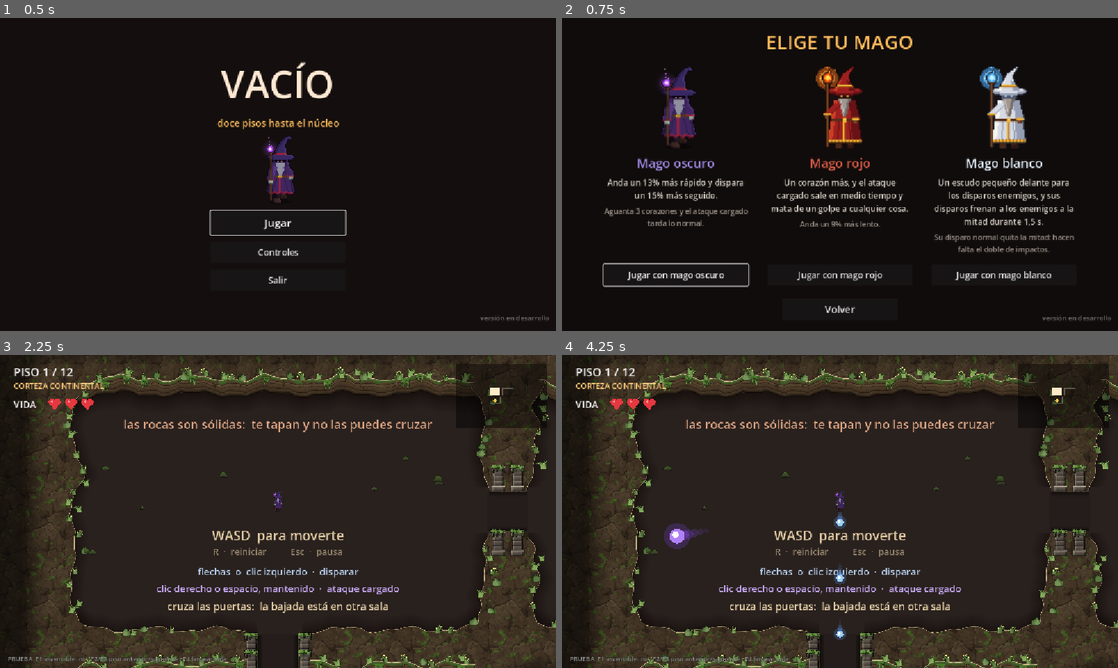
Above: before the commit, frames 1-4 (two rows, left to right).
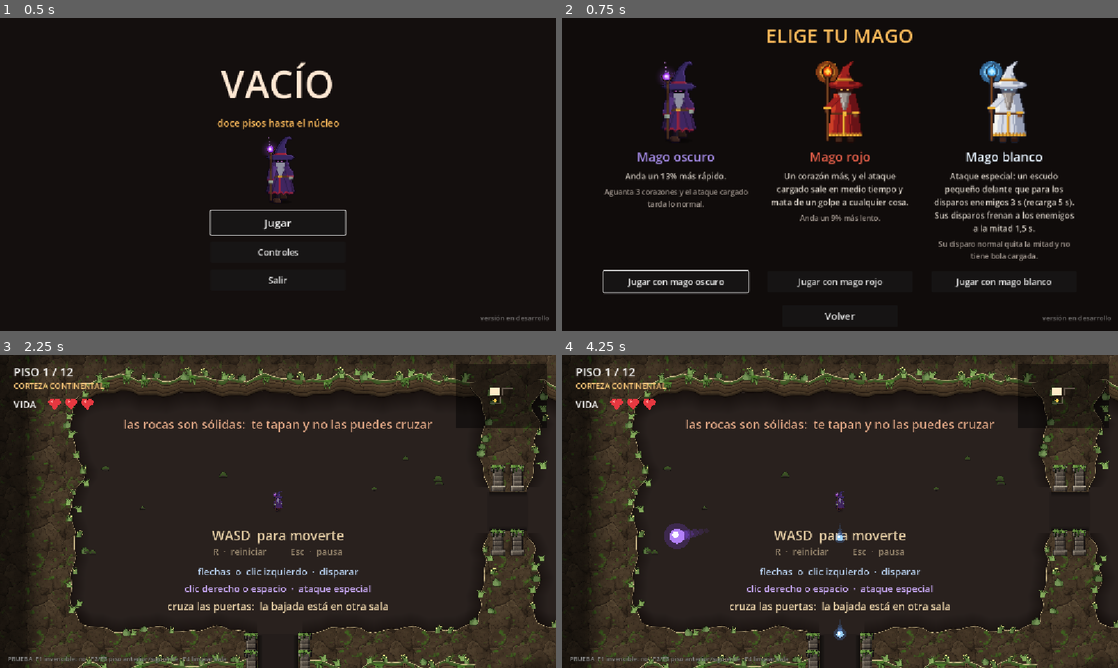
Above: after the commit, the same moments.

Repository: MatiasRodrigo0502/Vacio
Game: Godot game, scene res://scenes/MenuPrincipal.tscn
Two runs of this game, one before a commit and one after it. Both use one fixed random seed, a clock stepped at 60 frames per second and the inputs below.
Inputs (mouse positions are in pixels of both pictures, inside the frame that each line leads up to):
- Up to frame 1 (0.5 s): no input
- Up to frame 2 (0.75 s): click "Jugar" at 0.5 s
- Up to frame 3 (2.25 s): click "Jugar" at 1.25 s; click "Jugar con mago oscuro" at 2 s
- Up to frame 4 (4.25 s): tap Enter at 2.75 s; move the mouse to (962, 495) at 2.77 s; hold Right (disparar_derecha) 2.78-3.53 s; hold Right mouse button (cargar_ataque) 2.78-3.53 s; move the mouse to (728, 527) at 3.52 s; hold Down (disparar_abajo) from 3.53 s (still down); right-click (728, 527) at 3.6 s

Frame 1 is identical in both runs. In frame 2, 14% of the frame differs, in the area x 7-93%, y 3-97%; in frame 3, 0.5%; in frame 4, 0.8%.

Commit message:
Mago blanco: el escudo es su ataque especial; los tres magos disparan cada 0,5 s
- El escudo direccional ya no esta siempre puesto: se saca con el clic
  derecho o el espacio, dura 3 s y recarga 5 s. El mago blanco no tiene
  bola cargada (PersonajeJugable.ataque_especial, duracion_escudo,
  recarga_escudo).
- Cadencia base 0,5 s (antes 0,34) para los tres; el mago oscuro deja su
  x0,85. Los objetos la siguen bajando.
- Textos del menu, tutorial y documentacion al dia.

Co-Authored-By: Claude Opus 5.5 <noreply@anthropic.com>

Diff:
--- a/resources/personajes/1_mago_oscuro.tres
+++ b/resources/personajes/1_mago_oscuro.tres
@@ -7,7 +7,7 @@
 [resource]
 script = ExtResource("1_script")
 nombre = "Mago oscuro"
-ventaja = "Anda un 13% más rápido y dispara un 15% más seguido."
+ventaja = "Anda un 13% más rápido."
 pega = "Aguanta 3 corazones y el ataque cargado tarda lo normal."
 animaciones = ExtResource("2_animaciones")
 retrato = ExtResource("3_retrato")
@@ -18,7 +18,7 @@
 halo_cargado = Color(0.52, 0.28, 0.95, 1)
 vida_maxima_extra = 0
 velocidad_extra = 35.0
-cadencia_multiplicador = 0.85
+cadencia_multiplicador = 1.0
 velocidad_bola_extra = 0.0
 radio_bola_extra = 0.0
 tiempo_carga_multiplicador = 1.0
--- a/resources/personajes/3_mago_blanco.tres
+++ b/resources/personajes/3_mago_blanco.tres
@@ -7,22 +7,20 @@
 [resource]
 script = ExtResource("1_script")
 nombre = "Mago blanco"
-ventaja = "Un escudo pequeño delante para los disparos enemigos, y sus disparos frenan a los enemigos a la mitad durante 1,5 s."
-pega = "Su disparo normal quita la mitad: hacen falta el doble de impactos."
+ventaja = "Ataque especial: un escudo pequeño delante que para los disparos enemigos 3 s (recarga 5 s). Sus disparos frenan a los enemigos a la mitad 1,5 s."
+pega = "Su disparo normal quita la mitad y no tiene bola cargada."
 animaciones = ExtResource("2_animaciones")
 retrato = ExtResource("3_retrato")
 color = Color(0.9, 0.95, 1, 1)
 color_disparo = Color(0.82, 0.96, 1, 1)
 halo_disparo = Color(0.32, 0.74, 1, 1)
-color_cargado = Color(1, 0.96, 0.8, 1)
-halo_cargado = Color(1, 0.78, 0.36, 1)
 vida_maxima_extra = 0
 velocidad_extra = 0.0
 cadencia_multiplicador = 1.0
 velocidad_bola_extra = 0.0
 radio_bola_extra = 0.0
-tiempo_carga_multiplicador = 1.0
-dano_cargado_extra = 0
 dano_disparo = 0.5
 frena_disparo = 1.5
-escudo = true
+ataque_especial = 1
+duracion_escudo = 3.0
+recarga_escudo = 5.0
--- a/scenes/MenuPrincipal.tscn
+++ b/scenes/MenuPrincipal.tscn
@@ -120,7 +120,7 @@
 theme_override_font_sizes/font_size = 22
 text = "moverte
 disparar
-ataque cargado
+ataque especial
 reiniciar
 pausa  ·  cerrar esto"
 horizontal_alignment = 2
@@ -131,7 +131,7 @@
 theme_override_font_sizes/font_size = 22
 text = "W A S D
 flechas o clic izq.
-clic der. (mantener)
+clic der. o espacio
 R
 Esc"
 
@@ -145,6 +145,7 @@
 Disparas con las flechas o apuntando con el ratón: matan enemigos.
 Mantén el clic derecho o el espacio para cargar un ataque: cuando el aro se cierre, suéltalo.
 El cargado atraviesa enemigos y pega más fuerte, pero las rocas lo paran igual.
+El mago blanco, en vez de cargar, saca con ese botón un escudo que para los disparos de frente.
 Las rocas son sólidas: no se pueden cruzar ni romper, pero te sirven de parapeto.
 Te quitan vida los enemigos, sus disparos, los pinchos, la lava y caer al vacío.
 Hay un objeto por piso y a veces un enemigo suelta otro. Al limpiar una sala puede caer un corazón.
--- a/scenes/Tutorial.tscn
+++ b/scenes/Tutorial.tscn
@@ -37,7 +37,7 @@
 offset_right = 1200.0
 offset_bottom = 46.0
 theme_override_font_sizes/font_size = 32
-text = "clic derecho o espacio, mantenido  ·  ataque cargado"
+text = "clic derecho o espacio  ·  ataque especial"
 horizontal_alignment = 1
 vertical_alignment = 1
 
--- a/scripts/escudo_direccional.gd
+++ b/scripts/escudo_direccional.gd
@@ -1,6 +1,13 @@
-## Escudo direccional: la pasiva del mago blanco. Un arco de luz pequeno
-## delante del mago, hacia donde mira, que para los disparos enemigos que le
-## llegan de frente.
+## Escudo direccional: el ataque especial del mago blanco. Un arco de luz
+## pequeno delante del mago, hacia donde mira, que para los disparos enemigos
+## que le llegan de frente.
+##
+## POR QUE SE SACA Y NO ESTA SIEMPRE:
+## al principio era una pasiva, siempre puesta, y Matias lo cambio (2026-10-09):
+## es su ataque especial, el que los otros magos usan para la bola cargada. Se
+## pulsa el clic derecho o el espacio, dura 'duracion' segundos y luego hay que
+## esperar 'recarga'. Asi hay que elegir cuando sacarlo: cuando viene la
+## rafaga, no antes.
 ##
 ## POR QUE PEQUENO Y SOLO DE FRENTE:
 ## un escudo que lo parara todo dejaria a los enemigos a distancia sin nada que
@@ -8,9 +15,9 @@
 ## sigue dando, y los que pegan cuerpo a cuerpo, tambien. Tampoco para el magma
 ## del golem: va por el aire y cae desde arriba.
 ##
-## Lo crea el jugador al estrenar un mago con 'escudo' (PersonajeJugable). Los
-## proyectiles preguntan al jugador si les para (Jugador.escudo_bloquea), y el
-## jugador se lo pregunta a esto.
+## Lo crea el jugador al estrenar un mago con el escudo de ataque especial
+## (PersonajeJugable.ataque_especial). Los proyectiles preguntan al jugador si
+## les para (Jugador.escudo_bloquea), y el jugador se lo pregunta a esto.
 class_name EscudoDireccional
 extends Node2D
 
@@ -27,11 +34,27 @@
 const COLOR := Color(0.62, 0.9, 1.0)
 ## Destello al parar un disparo: que se note que ha servido de algo.
 const DURACION_DESTELLO: float = 0.2
+## Lo que tarda en abrirse al sacarlo: se ve salir, no aparecer de golpe.
+const APERTURA: float = 0.12
+## En el ultimo tramo parpadea, para avisar de que se va a bajar.
+const AVISO_FIN: float = 0.8
+## Al acabar la recarga se ve un momento, flojo: ya se puede volver a sacar.
+const DURACION_LISTO: float = 0.35
+
+## Los pone el jugador desde el mago (PersonajeJugable).
+var duracion: float = 3.0
+var recarga: float = 5.0
 
 var _jugador: Jugador
 var _angulo: float = PI * 0.5
 var _destello: float = 0.0
 var _detras: bool = false
+## Segundos que le quedan levantado. 0 = bajado.
+var _levantado: float = 0.0
+## Segundos que faltan para poder volver a sacarlo.
+var _recargando: float = 0.0
+## Cuenta atras del aviso de "listo".
+var _listo: float = 0.0
 
 
 func _init(jugador: Jugador) -> void:
@@ -43,12 +66,14 @@
 	# En el centro del cuerpo, no a los pies (donde esta el origen del jugador).
 	position = _jugador.centro_colision() - _jugador.global_position
 	_angulo = _jugador.direccion_mirada().angle()
+	visible = false
 
 
 func _process(delta: float) -> void:
+	_contar(delta)
 	_angulo = lerp_angle(_angulo, _jugador.direccion_mirada().angle(), minf(1.0, GIRO * delta))
 	_destello = maxf(0.0, _destello - delta)
-	visible = activo()
+	visible = activo() or _listo > 0.0
 	# Mirando hacia arriba, el escudo esta detras del mago (vista 3/4): se pinta
 	# antes que el sprite. Mirando hacia abajo, delante.
 	var detras := sin(_angulo) < -0.2
@@ -58,9 +83,44 @@
 	queue_redraw()
 
 
-## Sin vida o cayendo por un agujero, el escudo no esta.
+func _contar(delta: float) -> void:
+	if _levantado > 0.0:
+		_levantado = maxf(0.0, _levantado - delta)
+		# La recarga empieza al bajarse, no al sacarlo: si contara desde que
+		# se saca, durar mas lo haria recargar antes.
+		if _levantado == 0.0:
+			_recargando = recarga
+	elif _recargando > 0.0:
+		_recargando = maxf(0.0, _recargando - delta)
+		if _recargando == 0.0:
+			_listo = DURACION_LISTO
+	_listo = maxf(0.0, _listo - delta)
+
+
+## Lo saca, si se puede. Devuelve false si estaba levantado o recargando.
+func levantar() -> bool:
+	if not listo() or _jugador.vida_actual <= 0 or _jugador.esta_cayendo():
+		return false
+	_levantado = duracion
+	_listo = 0.0
+	return true
+
+
+## True si se puede sacar ya.
+func listo() -> bool:
+	return _levantado <= 0.0 and _recargando <= 0.0
+
+
+## Bajado y listo para sacar. Al empezar partida y al llegar a un piso.
+func reiniciar() -> void:
+	_levantado = 0.0
+	_recargando = 0.0
+	_listo = 0.0
+
+
+## Levantado, y con el mago vivo y en pie: cayendo por un agujero no esta.
 func activo() -> bool:
-	return _jugador.vida_actual > 0 and not _jugador.esta_cayendo()
+	return _levantado > 0.0 and _jugador.vida_actual > 0 and not _jugador.esta_cayendo()
 
 
 ## True si algo de 'radio' que ha ido de 'desde' a 'hasta' (en el mundo) en
@@ -83,12 +143,29 @@
 
 
 func _draw() -> void:
-	var desde := _angulo - SEMIANGULO
-	var hasta := _angulo + SEMIANGULO
-	var brillo := _destello / DURACION_DESTELLO
-	# Resplandor, el arco y un filo claro por dentro.
-	draw_arc(Vector2.ZERO, RADIO, desde, hasta, 18, Color(COLOR, 0.22 + 0.35 * brillo),
+	if not activo():
+		# Solo el aviso de "listo": el arco entero, flojo y apagandose.
+		var flojo := 0.5 * _listo / DURACION_LISTO
+		_pintar_arco(SEMIANGULO, flojo, 0.0)
+		return
+	# Se abre desde el centro al sacarlo, y parpadea cuando le queda poco.
+	var abierto := minf(1.0, (duracion - _levantado) / APERTURA)
+	var alfa := 1.0
+	if _levantado < AVISO_FIN:
+		alfa = 0.35 + 0.65 * absf(cos(_levantado * TAU * 3.0))
+	_pintar_arco(SEMIANGULO * abierto, alfa, _destello / DURACION_DESTELLO)
+
+
+## Resplandor, el arco y un filo claro por dentro.
+func _pintar_arco(semiangulo: float, alfa: float, brillo: float) -> void:
+	if semiangulo <= 0.01 or alfa <= 0.0:
+		return
+	var desde := _angulo - semiangulo
+	var hasta := _angulo + semiangulo
+	draw_arc(Vector2.ZERO, RADIO, desde, hasta, 18, Color(COLOR, (0.22 + 0.35 * brillo) * alfa),
 		GROSOR + 6.0 + 6.0 * brillo, true)
-	draw_arc(Vector2.ZERO, RADIO, desde, hasta, 18, Color(COLOR, 0.85), GROSOR, true)
-	draw_arc(Vector2.ZERO, RADIO - 1.0, desde + 0.06, hasta - 0.06, 18,
-		Color(1.0, 1.0, 1.0, 0.55 + 0.45 * brillo), 1.5, true)
+	draw_arc(Vector2.ZERO, RADIO, desde, hasta, 18, Color(COLOR, 0.85 * alfa), GROSOR, true)
+	# El filo va un poco mas corto que el arco; recien sacado aun no cabe.
+	if semiangulo > 0.12:
+		draw_arc(Vector2.ZERO, RADIO - 1.0, desde + 0.06, hasta - 0.06, 18,
+			Color(1.0, 1.0, 1.0, (0.55 + 0.45 * brillo) * alfa), 1.5, true)
--- a/scripts/jugador.gd
+++ b/scripts/jugador.gd
@@ -36,7 +36,10 @@
 
 @export_group("Disparo")
 ## Segundos entre disparo y disparo. Es la cadencia: mas bajo, mas rapido.
-@export var cadencia_disparo: float = 0.34
+## Medio segundo desde el 2026-10-09 (pedido por Matias; antes 0,34): que cada
+## bola cuente y no sea una rafaga constante. Los objetos que hacen disparar
+## mas seguido la siguen bajando durante la partida.
+@export var cadencia_disparo: float = 0.5
 ## Velocidad de las bolas. La lee Principal al crearlas.
 @export var velocidad_bola: float = 620.0
 ## Radio de las bolas. Tambien lo lee Principal.
@@ -64,7 +67,8 @@
 ## usar_personaje) y ningun objeto los cambia. Ver PersonajeJugable.
 var dano_disparo: float = 1.0
 var frena_disparo: float = 0.0
-## El escudo direccional, si el mago lo trae. Si no, null.
+## El escudo direccional, si es el ataque especial del mago. Si no, null, y
+## el especial es la bola cargada.
 var _escudo: EscudoDireccional = null
 
 ## Tope de cadencia: por debajo de esto el disparo se vuelve una manguera y el
@@ -190,12 +194,16 @@
 
 	# El escudo va con el mago: se pone o se quita al estrenarlo, y no se
 	# duplica si se vuelve a llamar con el mismo (cada reinicio lo hace).
-	if personaje.escudo and _escudo == null:
+	var con_escudo := personaje.ataque_especial == PersonajeJugable.ESPECIAL_ESCUDO
+	if con_escudo and _escudo == null:
 		_escudo = EscudoDireccional.new(self)
 		add_child(_escudo)
-	elif not personaje.escudo and _escudo != null:
+	elif not con_escudo and _escudo != null:
 		_escudo.queue_free()
 		_escudo = null
+	if _escudo != null:
+		_escudo.duracion = personaje.duracion_escudo
+		_escudo.recarga = personaje.recarga_escudo
 
 	# restaurar_vida() es lo que copia los valores de fabrica a los de verdad,
 	# asi que sirve igual para "empezar de cero" que para "estrenar mago".
@@ -302,6 +310,14 @@
 func _actualizar_carga(delta: float) -> void:
 	if not _control_activo:
 		_cancelar_carga()
+		return
+
+	# El mago del escudo no carga nada: el mismo boton lo saca, si esta listo.
+	# Al pulsar y no al mantener: mantenido lo volveria a sacar en cuanto
+	# acabara la recarga, y seria otra vez un escudo siempre puesto.
+	if _escudo != null:
+		if Input.is_action_just_pressed("cargar_ataque"):
+			_escudo.levantar()
 		return
 
 	if Input.is_action_pressed("cargar_ataque"):
@@ -562,6 +578,9 @@
 	_cancelar_carga()
 	_parar_caida()
 	_tiempo_veneno = 0.0
+	# Cada piso empieza con el escudo bajado y listo, como la carga.
+	if _escudo != null:
+		_escudo.reiniciar()
 	# Cada piso empieza mirando hacia donde se baja.
 	_mirando = &"abajo"
 
@@ -584,6 +603,8 @@
 	_tiempo_veneno = 0.0
 	_espera_disparo = 0.0
 	_cancelar_carga()
+	if _escudo != null:
+		_escudo.reiniciar()
 	vida_cambiada.emit(vida_actual, vida_maxima)
 
 
--- a/scripts/personaje_jugable.gd
+++ b/scripts/personaje_jugable.gd
@@ -11,6 +11,10 @@
 ## Jugador.usar_personaje() la mete en los valores de fabrica.
 class_name PersonajeJugable
 extends Resource
+
+## Los valores de 'ataque_especial', en el orden de su lista.
+const ESPECIAL_BOLA := 0
+const ESPECIAL_ESCUDO := 1
 
 @export var nombre: String = "Mago"
 ## Una linea, la que se lee al elegir. Conviene que diga numeros, no adjetivos.
@@ -36,7 +40,8 @@
 @export var color_disparo: Color = Color(0.62, 0.84, 1.0)
 @export var halo_disparo: Color = Color(0.35, 0.60, 1.0)
 ## Lo mismo para el ataque cargado: la bola que se forma al cargar y la que
-## sale. Conviene que se distinga del normal, para saber que ha salido.
+## sale. Conviene que se distinga del normal, para saber que ha salido. Un
+## mago cuyo ataque especial es el escudo no los usa.
 @export var color_cargado: Color = Color(0.72, 0.52, 1.0)
 @export var halo_cargado: Color = Color(0.52, 0.28, 0.95)
 
@@ -45,7 +50,9 @@
 @export var vida_maxima_extra: int = 0
 ## Velocidad punta de mas, en px/s.
 @export var velocidad_extra: float = 0.0
-## Multiplica la cadencia de disparo. Por debajo de 1 dispara mas rapido.
+## Multiplica la cadencia de disparo. Por debajo de 1 dispara mas rapido. Hoy
+## los tres magos van a 1: Matias quiso medio segundo entre bola y bola para
+## todos (2026-10-09).
 @export var cadencia_multiplicador: float = 1.0
 @export var velocidad_bola_extra: float = 0.0
 @export var radio_bola_extra: float = 0.0
@@ -64,7 +71,19 @@
 ## la mitad). 0 = no frena.
 @export var frena_disparo: float = 0.0
 
-@export_group("Pasiva")
-## Escudo direccional (EscudoDireccional): un arco pequeno delante del mago
-## que para los disparos enemigos que le vienen de frente.
-@export var escudo: bool = false
+@export_group("Ataque especial")
+## Lo que sale con el clic derecho o el espacio.
+##
+## Bola cargada: se mantiene y se suelta cuando el aro se cierra (los campos
+## "del ataque cargado" de arriba). Escudo: se pulsa y sale un escudo
+## direccional (EscudoDireccional), un arco pequeno delante del mago que para
+## los disparos enemigos que le vienen de frente, durante 'duracion_escudo'.
+## Despues hay que esperar 'recarga_escudo' para volver a sacarlo.
+##
+## POR QUE UNO U OTRO Y NO LOS DOS: es el mismo boton. Con los dos, pulsarlo
+## haria dos cosas y no se sabria cual ha servido.
+@export_enum("Bola cargada", "Escudo") var ataque_especial: int = ESPECIAL_BOLA
+## Segundos que dura el escudo levantado.
+@export var duracion_escudo: float = 3.0
+## Segundos que tarda en poder volver a sacarse, contados desde que se baja.
+@export var recarga_escudo: float = 5.0
Not shown, changed: CLAUDE.md
Not shown, changed: README.md
Not shown, changed: docs/todo-lo-hecho.md
Not shown, changed: resources/personajes/README.md
